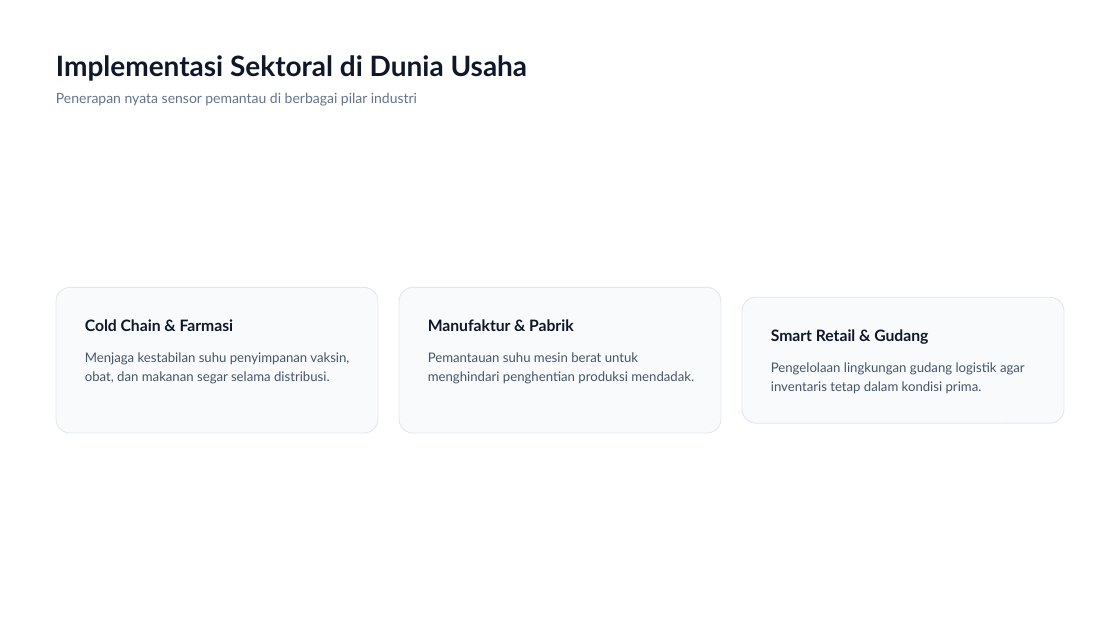
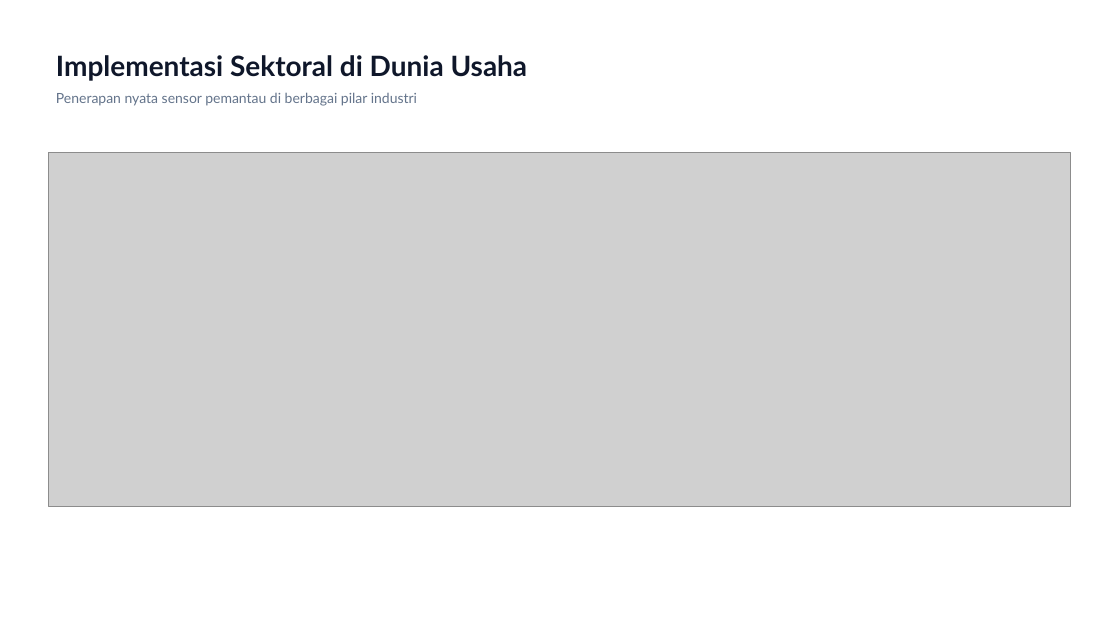
Before and after one commit to dendie851/iot-monitor-temperatur, a slide deck: slide 9 of slide-presentasi/IoT-untuk-Bisnis-Dari-Sensor-Menuju-Keputusan-Strategis.pptx. Drawn at 1120x630 pixels with LibreOffice and Linux fonts; fonts in the diff are those of the drawing; grey boxes stand for pictures. Boxes give left, top, right and bottom in pixels: in the first picture for what was removed or moved away, otherwise in the second. Text is boxed around its words. In the diff, an @@ line names an element or a change of style, - is before the commit and + after.

```diff
--- a/slide-presentasi/IoT-untuk-Bisnis-Dari-Sensor-Menuju-Keputusan-Strategis.pptx
+++ b/slide-presentasi/IoT-untuk-Bisnis-Dari-Sensor-Menuju-Keputusan-Strategis.pptx
@@ picture added at bbox=[49, 153, 1071, 507] @@
@@ rounded rectangle removed at bbox=[56, 287, 378, 433] @@
@@ rounded rectangle removed at bbox=[399, 287, 721, 433] @@
@@ rounded rectangle removed at bbox=[742, 297, 1064, 423] @@
@@ text removed at bbox=[85, 319, 234, 331] @@
-Cold Chain & Farmasi
@@ text removed at bbox=[428, 319, 574, 331] @@
-Manufaktur & Pabrik
@@ text removed at bbox=[771, 329, 928, 344] @@
-Smart Retail & Gudang
@@ text removed at bbox=[85, 352, 349, 384] @@
-Menjaga kestabilan suhu penyimpanan vaksin, obat, dan makanan segar selama distribusi.
@@ text removed at bbox=[428, 352, 694, 384] @@
-Pemantauan suhu mesin berat untuk menghindari penghentian produksi mendadak.
@@ text removed at bbox=[771, 362, 1025, 394] @@
-Pengelolaan lingkungan gudang logistik agar inventaris tetap dalam kondisi prima.
```
Also in this commit, not shown: 11 other slides changed, 1 slide removed.
